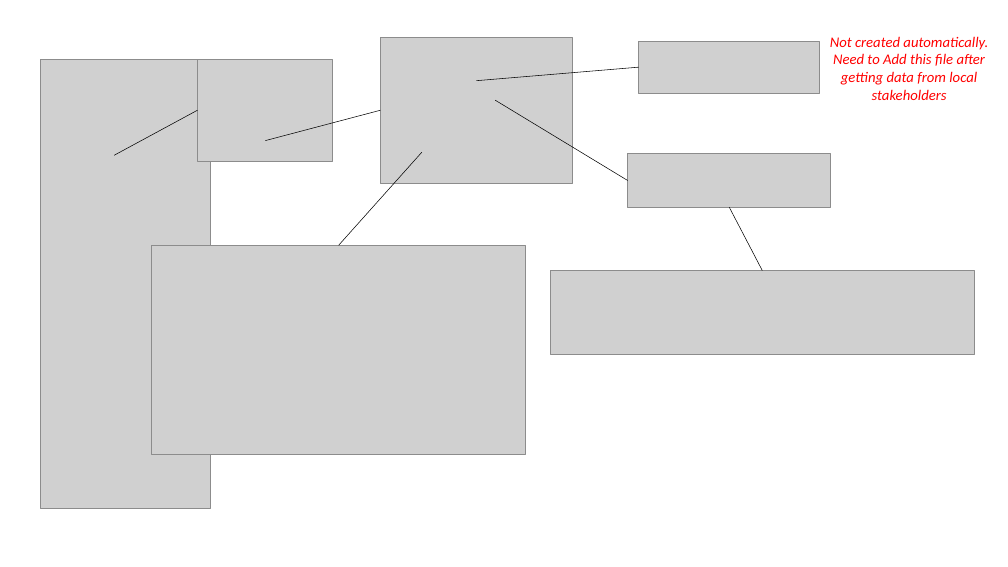
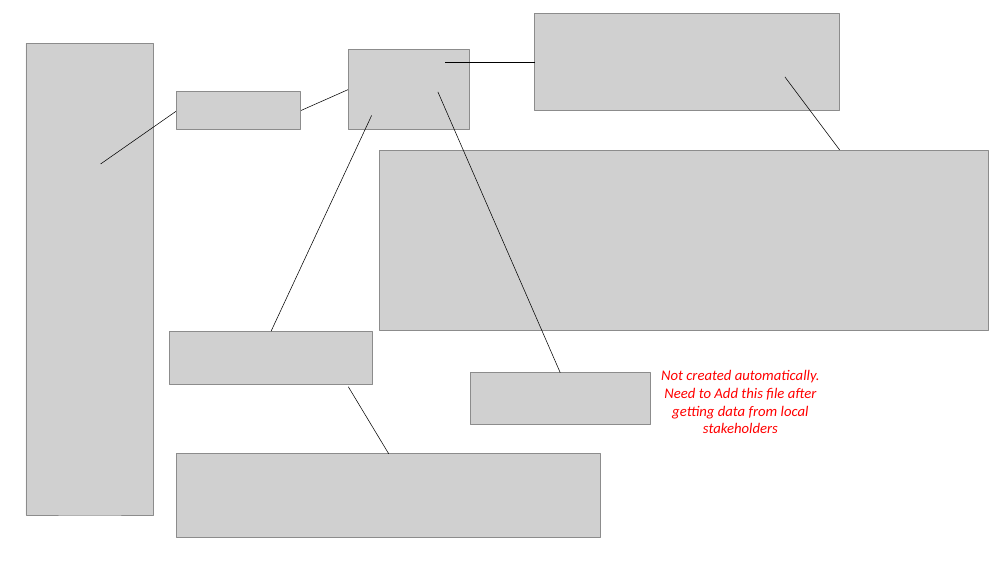
Before and after one commit to JGCRI/metis, a slide deck: slide 7 of READMEfigs/READMEfigs.pptx (slide 5 before the commit). Drawn at 1008x567 pixels with LibreOffice and Linux fonts; fonts in the diff are those of the drawing; grey boxes stand for pictures. Boxes give left, top, right and bottom in pixels: in the first picture for what was removed or moved away, otherwise in the second. Text is boxed around its words. In the diff, an @@ line names an element or a change of style, - is before the commit and + after.

```diff
--- a/READMEfigs/READMEfigs.pptx
+++ b/READMEfigs/READMEfigs.pptx
@@ picture added at box(535, 14, 839, 110) @@
@@ picture: place and size @@
-picture at box(40, 59, 210, 508)
+picture at box(26, 43, 154, 515)
@@ picture removed at box(197, 59, 332, 161) @@
@@ picture added at box(349, 49, 470, 129) @@
@@ picture removed at box(380, 37, 572, 184) @@
@@ line moved from (265, 141) - (380, 110) to (300, 111) - (349, 89) @@
@@ line added from (445, 62) to (535, 62), #000000 0.5 pt @@
@@ line added from (840, 150) to (785, 77), #000000 0.5 pt @@
@@ line moved from (114, 155) - (197, 110) to (101, 164) - (177, 111) @@
@@ picture added at box(177, 92, 301, 130) @@
@@ line moved from (628, 181) - (495, 100) to (271, 331) - (372, 116) @@
@@ line moved from (639, 67) - (476, 81) to (560, 373) - (438, 92) @@
@@ line removed from (339, 246) to (422, 152) @@
@@ picture added at box(380, 150, 988, 330) @@
@@ picture removed at box(152, 246, 526, 455) @@
@@ picture: place and size @@
-picture at box(628, 154, 831, 207)
+picture at box(169, 331, 373, 385)
@@ line moved from (730, 207) - (762, 271) to (349, 387) - (389, 454) @@
@@ picture: place and size @@
-picture at box(639, 41, 820, 93)
+picture at box(470, 373, 651, 425)
@@ rounded rectangle "Not created automatically. Need to ...": place and size @@
-rounded rectangle "Not created automatically. Need to ..." at box(819, 55, 999, 81)
+rounded rectangle "Not created automatically. Need to ..." at box(650, 389, 830, 414)
@@ picture: place and size @@
-picture at box(551, 271, 975, 355)
+picture at box(177, 454, 601, 538)
```
Also in this commit, not shown: 2 other slides changed, 10 slides added, 2 slides removed, 35 other files.
